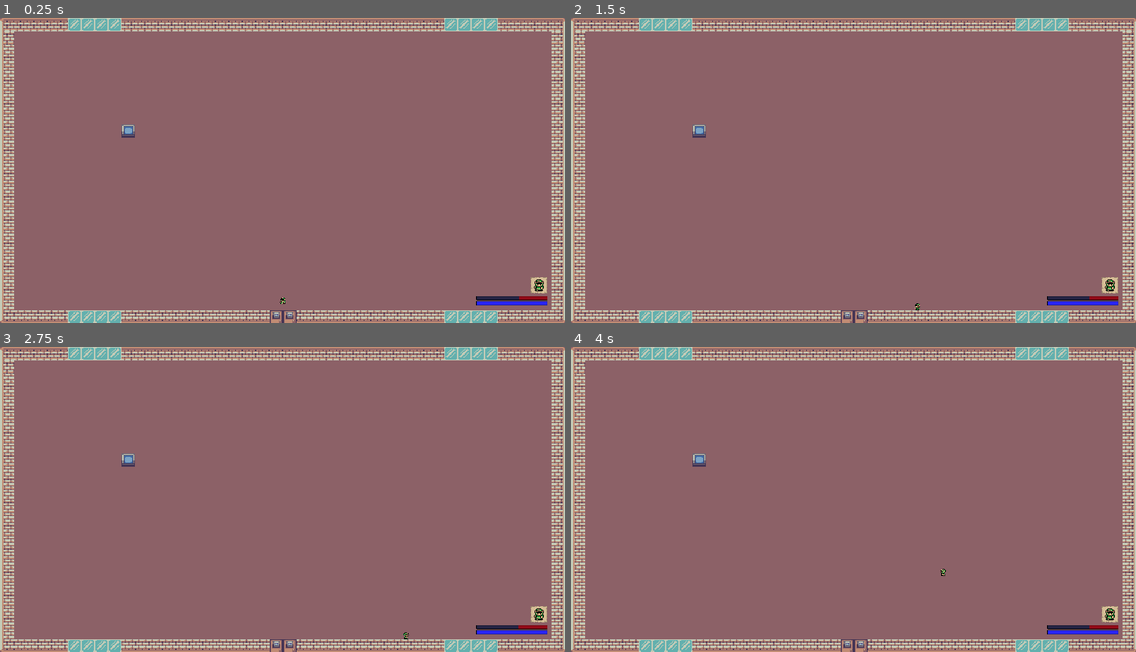
Above: before the commit, frames 1-4 (two rows, left to right).
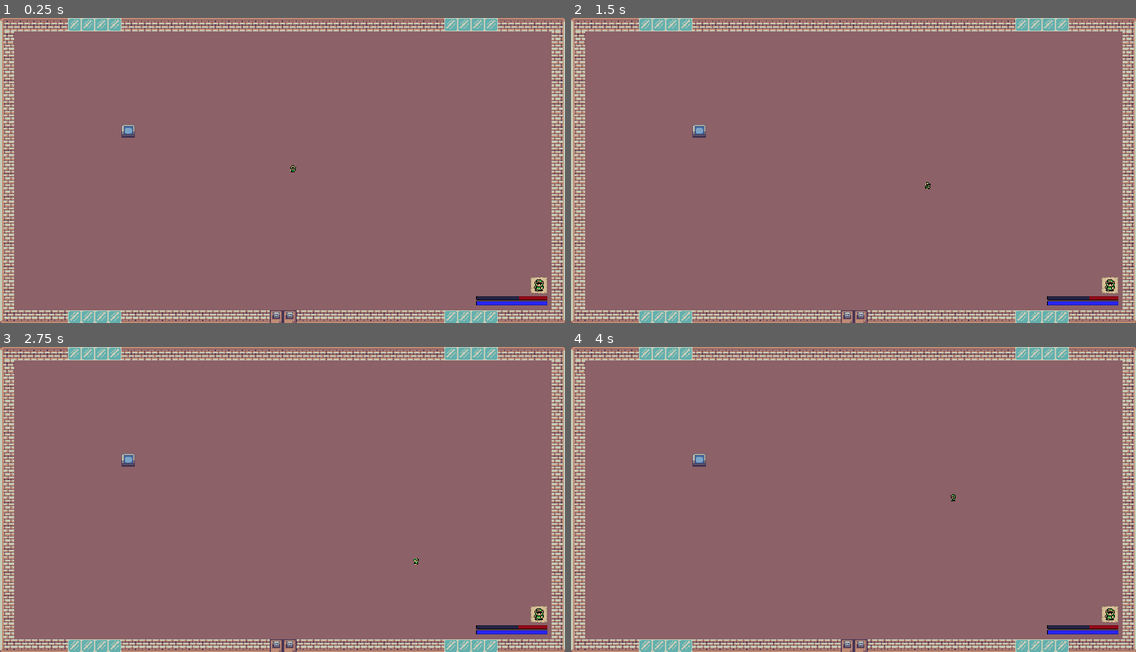
Above: after the commit, the same moments.

Repository: All-Man/2D-RPG
Game: Godot game, scene res://Level1.tscn
Two runs of this game, one before a commit and one after it. Both use one fixed random seed, a clock stepped at 60 frames per second and the inputs below.
Inputs:
- Up to frame 1 (0.25 s): no input
- Up to frame 2 (1.5 s): tap Enter at 0.5 s; hold Right (ui_right) 0.53-1.28 s; hold E (ui_use) 0.53-1.28 s; tap Space at 1.25 s; hold Down (ui_down) from 1.28 s (still down); tap E (ui_use) at 1.35 s
- Up to frame 3 (2.75 s): release Down (ui_down) at 2.03 s; hold Right (ui_right) from 2.03 s (still down); hold E (ui_use) from 2.03 s (still down)
- Up to frame 4 (4 s): release Right (ui_right) at 2.78 s; release E (ui_use) at 2.78 s; hold Up (ui_up) 2.78-3.53 s; tap E (ui_use) at 2.85 s; tap Enter at 3.5 s; hold Left (ui_left) from 3.53 s (still down); hold E (ui_use) from 3.53 s (still down)

The runs differ from the first frame. In frame 1, less than 0.1% of the frame differs, in the area x 49-53%, y 48-94%; in frame 2, less than 0.1%; in frame 3, less than 0.1%; in frame 4, less than 0.1%.

Commit message:
Переход V2.0
Переход из свободного мира в дом и из дома в мир стали работать нормально.

Diff:
--- a/KinematicPlayer.gd
+++ b/KinematicPlayer.gd
@@ -13,6 +13,7 @@
 var is_live = true
 var is_moving = false
 
+var CurrentMap = "Home"
 
 var health = 40 # ХП
 var mana = 100 # Мана
@@ -150,7 +151,8 @@
 	if $anim.current_animation != newanim:
 		$anim.play(newanim)
 func go_to_world(worldname): # Функция смены мира вызывается из ноды на уровень выше
-	$"../".change_map(worldname)
+	$"../".change_map(worldname, CurrentMap, worldname)
+	CurrentMap = worldname
 func FireBallDamage():
 	health -= FireDamage
 func use_hint(what):
--- a/levels/FreeWorld.tscn
+++ b/levels/FreeWorld.tscn
@@ -5,7 +5,7 @@
 [sub_resource type="RectangleShape2D" id=1]
 extents = Vector2( 17.1977, 4.73711 )
 
-[node name="Node2D" type="Node2D"]
+[node name="FreeWorld" type="Node2D"]
 
 [node name="TileMap" type="TileMap" parent="."]
 scale = Vector2( 1.98, 1.95 )
@@ -14,12 +14,12 @@
 format = 1
 tile_data = PoolIntArray( 0, 0, 0, 1, 0, 0, 2, 0, 0, 3, 0, 0, 4, 0, 0, 5, 0, 0, 6, 0, 0, 7, 0, 0, 8, 0, 0, 9, 0, 0, 10, …(13627 unchanged characters)…
 
-[node name="HomeEnterArea" type="Area2D" parent="." groups=[
+[node name="HomeEnter" type="Area2D" parent="." groups=[
 "Exit",
 "Home",
 ]]
-position = Vector2( 269, 235 )
+position = Vector2( 269, 238 )
 
-[node name="CollisionShape2D" type="CollisionShape2D" parent="HomeEnterArea"]
-position = Vector2( 0.252991, -11.933 )
+[node name="CollisionShape2D" type="CollisionShape2D" parent="HomeEnter"]
+position = Vector2( 0.252991, -14.933 )
 shape = SubResource( 1 )
--- a/levels/HOME.tscn
+++ b/levels/HOME.tscn
@@ -5,7 +5,7 @@
 [sub_resource type="RectangleShape2D" id=1]
 extents = Vector2( 31.6165, 6.73309 )
 
-[node name="HOME" type="Node2D"]
+[node name="Home" type="Node2D"]
 
 [node name="TileMap" type="TileMap" parent="."]
 scale = Vector2( 1.98, 1.96 )
@@ -14,12 +14,12 @@
 format = 1
 tile_data = PoolIntArray( 0, 1073741905, 0, 1, 1073741906, 0, 2, 1073741906, 0, 3, 1073741906, 0, 4, 1073741906, 0, 5,  …(15093 unchanged characters)…
 
-[node name="ExitArea" type="Area2D" parent="." groups=[
+[node name="HomeExit" type="Area2D" parent="." groups=[
 "Exit",
 "FreeWorld",
 ]]
 position = Vector2( 665.33, 667.802 )
 
-[node name="CollisionShape2D" type="CollisionShape2D" parent="ExitArea"]
+[node name="CollisionShape2D" type="CollisionShape2D" parent="HomeExit"]
 position = Vector2( 0, 15.7863 )
 shape = SubResource( 1 )
--- a/levels/Level1.gd
+++ b/levels/Level1.gd
@@ -1,12 +1,12 @@
 extends Node2D
 
-var ExitPointsDict = {"Home":"MAP/HOME/ExitArea"}
-
+var ExitPointsDict = {"HomeExit":"MAP/Home/HomeExit", "HomeEnter":"MAP/FreeWorld/HomeEnter"}
+#	$KinematicPlayer.position = get_node(ExitPointsDict['Home']).position
 func _ready():
 	load_home()
 
 # Функция выбора карты для смены
-func change_map(location):
+func change_map(location, FromMap, ToMap):
 	for i in $MAP.get_children(): # Удаление всех дочерних объектов
 		i.queue_free()
 	match location:
@@ -16,6 +16,14 @@
 			load_home()
 		"FreeWorld":
 			load_freeworld()
+	change_pos(FromMap, ToMap)
+
+func change_pos(FromMap, ToMap):
+	print("Отладка: Переход из ", FromMap, " в ", ToMap)
+	if(FromMap == "FreeWorld"):
+		$KinematicPlayer.position = get_node(ExitPointsDict[ToMap + "Exit"]).position
+	elif(FromMap == "Home" || FromMap == "Dung"):
+		$KinematicPlayer.position = get_node(ExitPointsDict[FromMap + "Enter"]).position
 
 func load_dung(): # Функция смены карты на Dange
 	var map = preload("res://levels/Dange.tscn")
@@ -25,7 +33,6 @@
 	var map = preload("res://levels/HOME.tscn")
 	var m = map.instance()
 	$MAP.add_child(m)
-	$KinematicPlayer.position = get_node(ExitPointsDict['Home']).position
 func load_freeworld():
 	var map = preload("res://levels/FreeWorld.tscn")
 	var m = map.instance()
